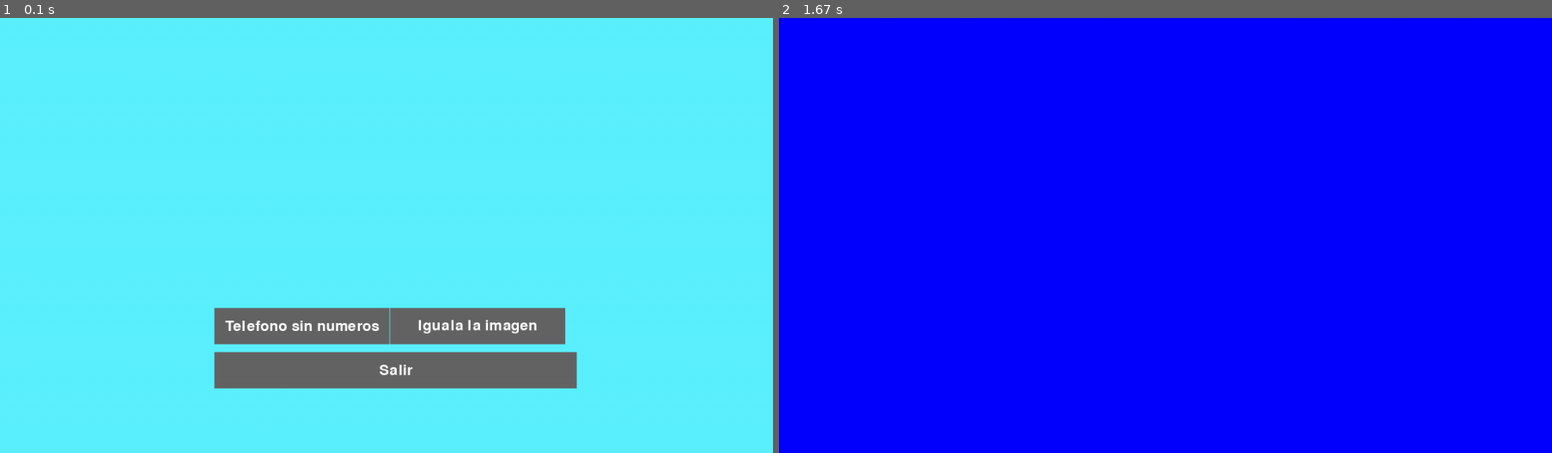
Above: before the commit, frames 1-2 (left to right).
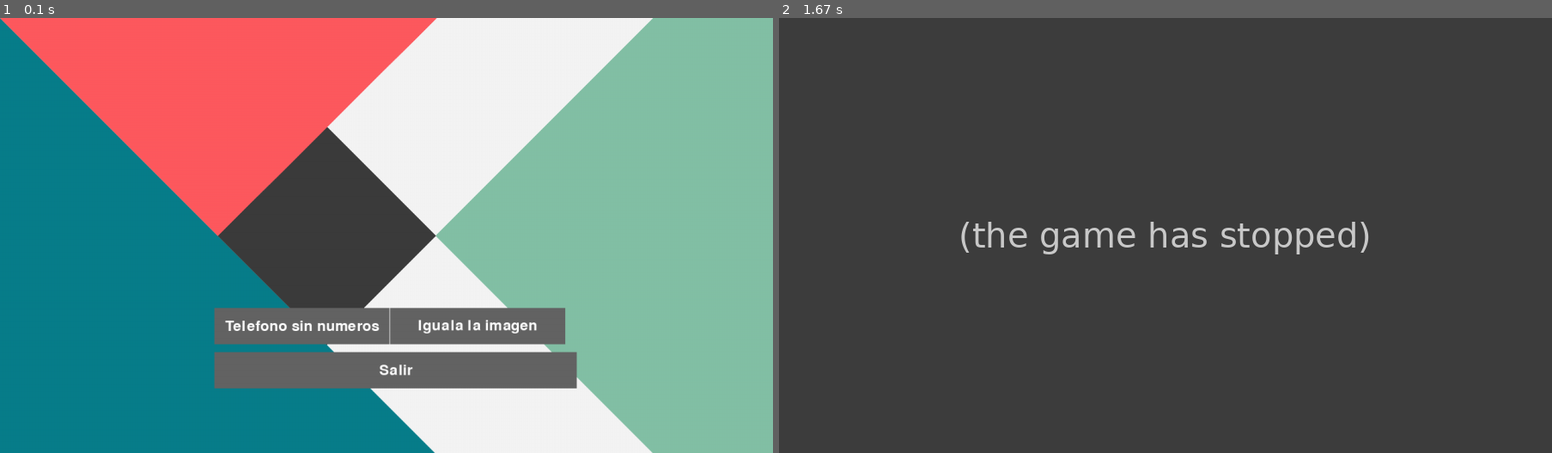
Above: after the commit, the same moments.

Repository: Bysantosj17/proyecto_pygame1
Game: pygame game, started from app.py
Two runs of this game, one before a commit and one after it. Both use one fixed random seed, a clock stepped at 60 frames per second and the inputs below.
Inputs:
- Up to frame 1 (0.1 s): no input
- Up to frame 2 (1.67 s): click "Telefono sin numeros" at 0.38 s

The runs differ from the first frame. In frame 1, 93% of the frame differs, in the area x 0-100%, y 0-100%; in frame 2, 100%.
Error after the commit: NameError: name 'Menu_game' is not defined (juego1.py line 33); the game stopped at 0.38 s (later frames are placeholders)

Commit message:
23/02/2024 5:02pm

Diff:
--- a/app.py
+++ b/app.py
@@ -2,5 +2,5 @@
 from menu.menu import *
 
 if __name__ == "__main__":
-    b = menu_game()
-    b.corre_menu()
+    a = Menu_game()
+    a.corre_menu()
--- /dev/null
+++ b/menu/juegos/juego1/assets/botones/btn_menu.py
@@ -0,0 +1,25 @@
+import pygame.font
+
+background_color = (255, 255, 255)
+button_color = (100, 100, 100)
+text_color = (255, 255, 255)
+class Btn_menu:
+    def __init__(self, text, position, width, height,action):
+        self.text = text
+        self.position = position
+        self.width = width
+        self.height = height
+        self.action = action
+
+    def draw(self, surface):
+        pygame.draw.rect(surface, button_color, (self.position[0], self.position[1], self.width, self.height))
+        font = pygame.font.SysFont(None, 36)
+        text = font.render(self.text, True, text_color)
+        text_rect = text.get_rect(center=(self.position[0] + self.width / 2, self.position[1] + self.height / 2))
+        surface.blit(text, text_rect)
+
+    def regresar_menu(self, mouse_pos):
+        x, y = mouse_pos
+        if self.position[0] < x < self.position[0] + self.width and self.position[1] < y < self.position[1] + self.height:
+            return True
+        return False
--- a/menu/juegos/juego1/juego1.py
+++ b/menu/juegos/juego1/juego1.py
@@ -2,6 +2,8 @@
 import pygame.font
 
 from menu.assets.botones.btn_salir import *
+from menu.juegos.juego1.assets.botones.btn_menu import *
+from menu.menu import *
 
 # Inicializar Pygame
 pygame.init()
@@ -28,6 +30,7 @@
         self.juego_1 = pygame.display.set_mode((screen_width, screen_height), pygame.FULLSCREEN)
         self.color_font = (BLUE)
         pygame.display.set_caption("Telefono descompuesto")
+        self.btn_menu = Btn_menu("Menu", ((screen_width// 1.98), (screen_height//1.50)), 290,60, Menu_game.corre_menu)
 
     def corre_juego1(self):
         while True:
@@ -36,6 +39,12 @@
                     pygame.quit()
                     sys.exit()
 
+                elif event.type == pygame.MOUSEBUTTONDOWN:
+                    if self.btn_menu.regresar_menu(pygame.mouse.get_pos()):
+                        b = Menu_game()
+                        b.corre_juego2()
+
             self.juego_1.fill(self.color_font)
+            self.btn_menu.draw(self.juego_1)
 
             pygame.display.flip()
--- a/menu/juegos/juego2/juego2.py
+++ b/menu/juegos/juego2/juego2.py
@@ -30,6 +30,7 @@
         self.titulo = ("Igual_imagen")
         pygame.display.set_caption("Igual a la imagen")
 
+
     def corre_juego2(self):
         while True:
             for event in pygame.event.get():
--- a/menu/menu.py
+++ b/menu/menu.py
@@ -17,28 +17,32 @@
 AZUL_CIELO = (92, 241, 254 )
 
 carpeta_proyecto = os.path.dirname(__file__)
-carpeta_img_menu = os.path.join(carpeta_proyecto, "imagenes")
+carpeta_assets = os.path.join(carpeta_proyecto, "assets")
+carpeta_img_menu = os.path.join(carpeta_assets, "imagenes")
 carp_img_fondo = os.path.join(carpeta_img_menu, "fondo")
+#print(carp_img_fondo)
 
 
 # Obtener las dimensiones de la pantalla del dispositivo
 screen_info = pygame.display.Info()
 screen_width = screen_info.current_w
 screen_height = screen_info.current_h
-class menu_game:
+
+class Menu_game:
     def __init__(self):
         pygame.init()
         self.main_menu = pygame.display.set_mode((screen_width, screen_height), pygame.FULLSCREEN)
         self.color_font = (AZUL_CIELO)
         pygame.display.set_caption("Menu principal")
         self.juego1_activado = True
+        self.fondo = pygame.transform.scale(pygame.image.load(os.path.join(carp_img_fondo,"fondo_1.png")).convert(), (screen_width, screen_height))
         self.btn_salir = Button("Salir", ((screen_width//3.6), (screen_height//1.30)), 600,60)
         self.btn_juego1 = Btn_juego_1("Telefono sin numeros",  ((screen_width//3.60), (screen_height//1.50)), 290,60, Telefono_sin_num.corre_juego1)
         self.btn_juego2 = Btn_juego_1("Iguala la imagen",  ((screen_width// 1.98), (screen_height//1.50)), 290,60, Iguala_imagen.corre_juego2)
 
-
     def corre_menu(self):
         while True:
+            self.main_menu.blit(self.fondo,(0,0))
             for event in pygame.event.get():
                 if event.type == pygame.QUIT:
                     sys.exit()
@@ -54,11 +58,11 @@
                             b = Iguala_imagen()
                             b.corre_juego2()
 
-            self.main_menu.fill(self.color_font)
+
+            #self.main_menu.fill(self.color_font)
             self.btn_salir.draw(self.main_menu)
             self.btn_juego1.draw(self.main_menu)
             self.btn_juego2.draw(self.main_menu)
 
 
-
             pygame.display.flip()
Binary file added: menu/assets/imagenes/fondo/fondo_1.png
